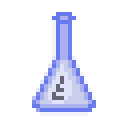
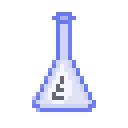
Layers edited between the first and the second 128px x 128px image:
"Layer 8": opacity 100% → 48% over left=36, top=20, right=92, bottom=108
"Layer 5": opacity 100% → 40% over left=32, top=20, right=96, bottom=116
